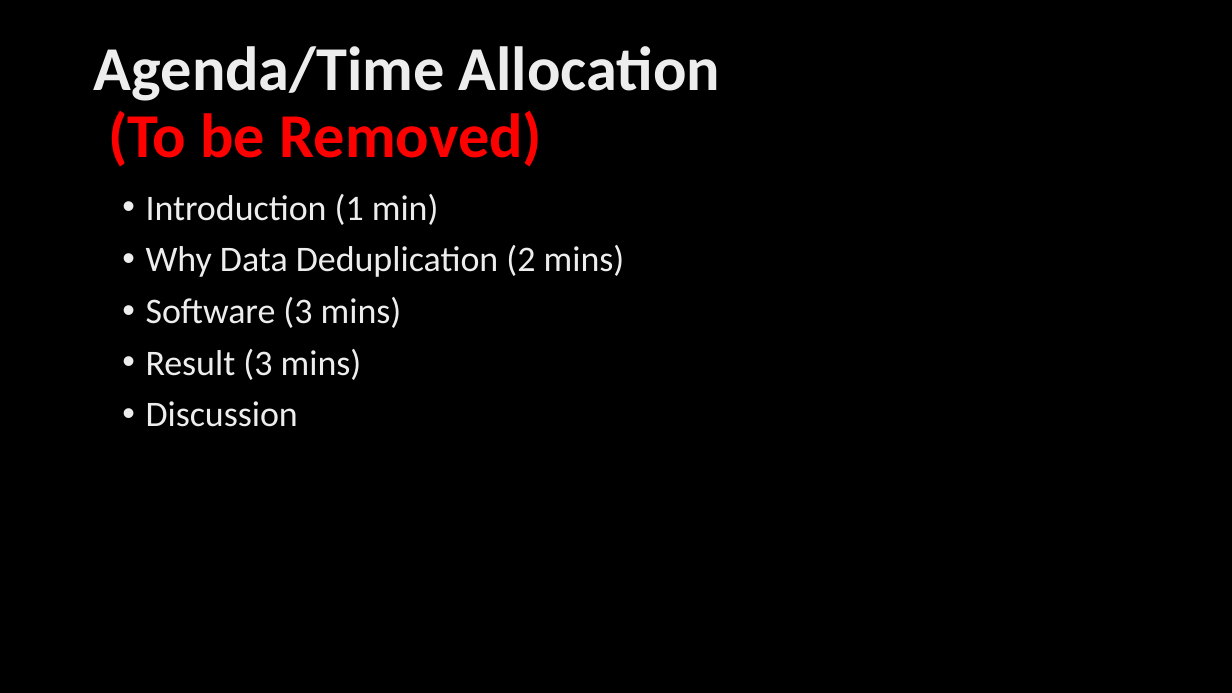
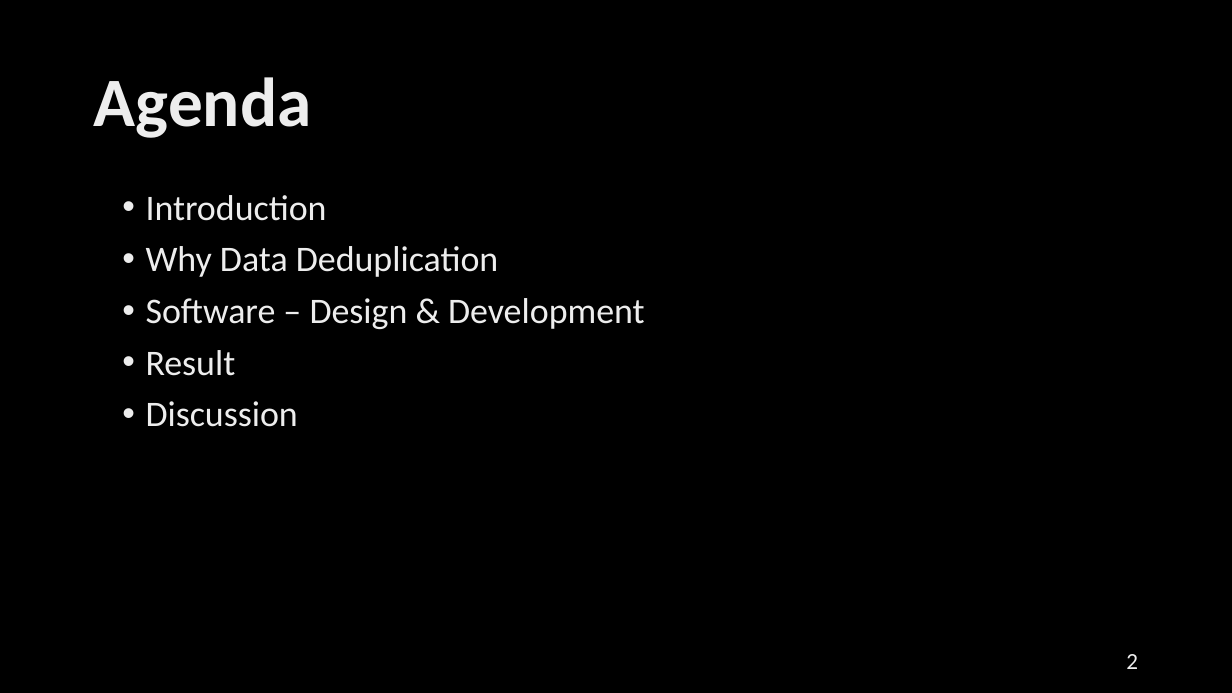
Before and after one commit to parfaire/DaDeDupNew, a slide deck: slide 2 of dd/DaDeDup.pptx. Drawn at 1232x693 pixels with LibreOffice and Linux fonts; fonts in the diff are those of the drawing; background and template pictures are left out. Boxes give left, top, right and bottom in pixels: in the first picture for what was removed or moved away, otherwise in the second. Text is boxed around its words. In the diff, an @@ line names an element or a change of style, - is before the commit and + after.

```diff
--- a/dd/DaDeDup.pptx
+++ b/dd/DaDeDup.pptx
@@ title at (94, 77, 311, 138): text changed; size 48.6 to 54 pt @@
-Agenda/Time Allocation
-(To be Removed)
+Agenda
@@ text at (146, 195, 645, 376): text changed @@
-• Introduction (1 min)
-• Why Data Deduplication (2 mins)
-• Software (3 mins)
-• Result (3 mins)
+• Introduction
+• Why Data Deduplication
+• Software – Design & Development
+• Result
@@ page number added at (1126, 654, 1138, 669), 18 pt, text gradient #9E9E9E to #EDEDED to #FFFFFF @@
+2
```
Also in this commit, not shown: 9 other slides changed, 1 other file.
